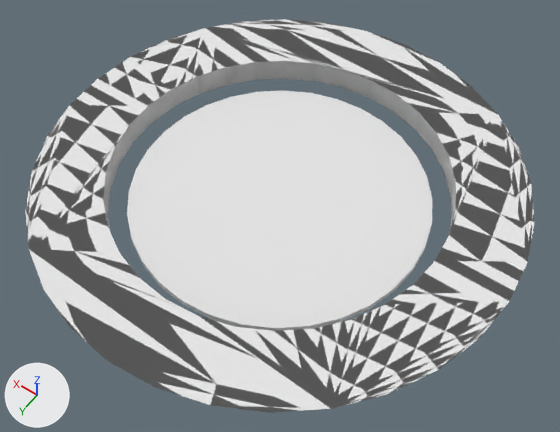
A saved change to the OBJ model Assets/Models/Stand.obj.
Before and after are seen from a 50 mm camera at (-0.948, 1.327, 1.984) aimed at (-0.041, 0.058, -0.011). The axes (+X, +Y, +Z) are drawn at lower left. The lights are the same throughout. Where no turn or scale is listed for an object, it has been applied to the vertices.

Script lines for the objects in view, before the commit:
```python
me_cylinder_001_cylinder_002 = bpy.data.meshes.new('Cylinder.001_Cylinder.002')
me_cylinder_001_cylinder_002.from_pydata(...)  # 128 vertices, 68 faces; spans x -0.8..0.8, y -0.8..0.8, z 0.02..0.1
me_cylinder_001_cylinder_002.materials.append(mat_none)  # white #e7e7e7
me_cylinder_002_cylinder_003 = bpy.data.meshes.new('Cylinder.002_Cylinder.003')
me_cylinder_002_cylinder_003.from_pydata(...)  # a 32-sided cylinder along z spanning x -0.5..0.5, y -0.5..0.5, z -0.01..0.01
me_cylinder_002_cylinder_003.materials.append(mat_none)  # white #e7e7e7
ob_cylinder_001_cylinder_002 = bpy.data.objects.new('Cylinder.001_Cylinder.002', me_cylinder_001_cylinder_002)
ob_cylinder_001_cylinder_002.location = (0.0, 0.0, 0.0)
ob_cylinder_002_cylinder_003 = bpy.data.objects.new('Cylinder.002_Cylinder.003', me_cylinder_002_cylinder_003)
ob_cylinder_002_cylinder_003.location = (0.0, 0.0, 0.0)
```
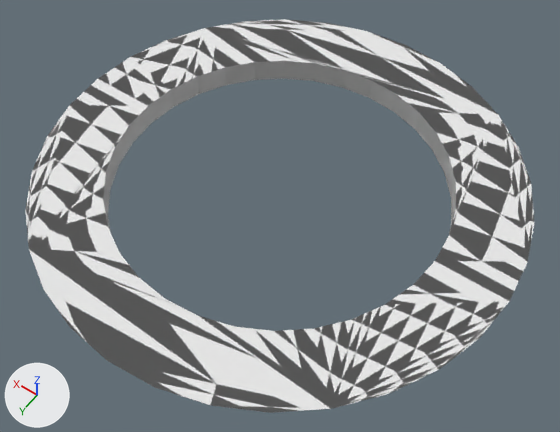
Location of each change, [x1, y1, x2, y2] in pixels of the pictures (560 x 432 px):
```json
{"object": "Cylinder.002_Cylinder.003", "change": "deleted", "before": [127, 91, 432, 331]}
```

The change, as JSON lines over the scene's bpy script:
```json
{"op": "remove", "block": "ob_cylinder_002_cylinder_003", "code": ["ob_cylinder_002_cylinder_003 = bpy.data.objects.new('Cylinder.002_Cylinder.003', me_cylinder_002_cylinder_003)", "ob_cylinder_002_cylinder_003.location = (0.0, 0.0, 0.0)"]}
```
